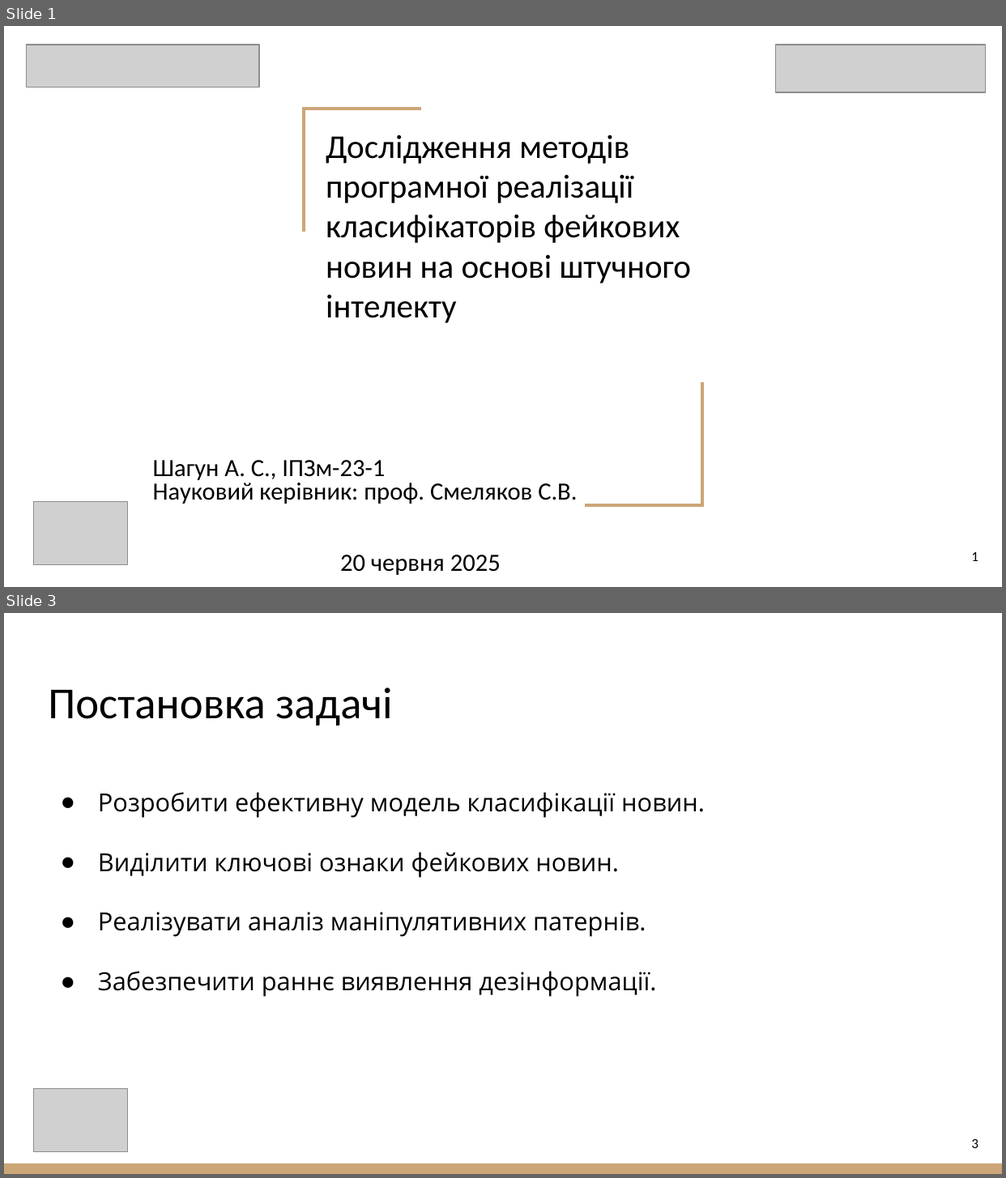
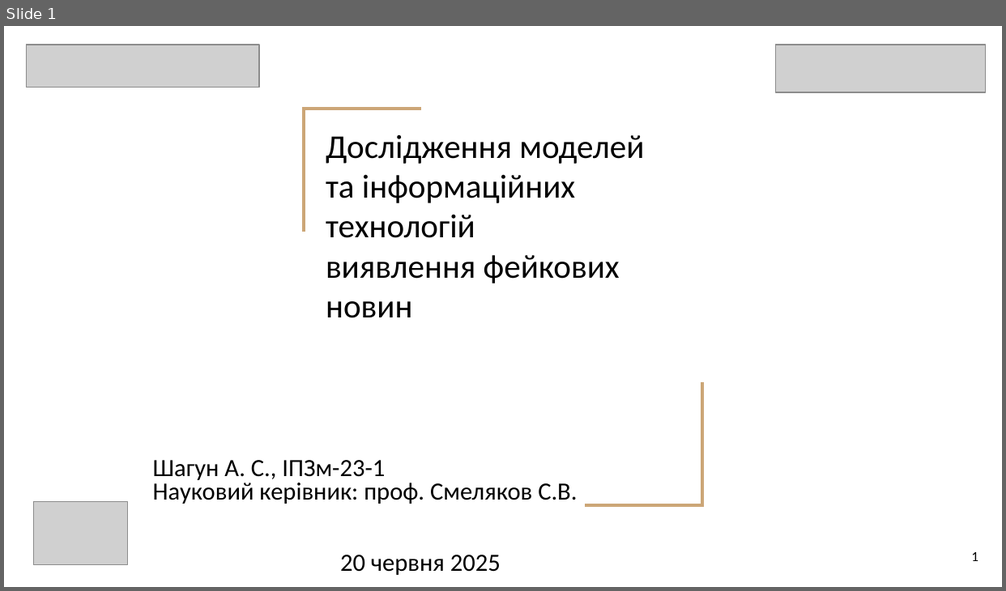
Before and after one commit to Wind6365/fake_news_detector_archive, a slide deck: 2025_М_ПІ_ІПЗм-23-1_Шагун_А_С.pptx. Shown one above the other, each under a label of ours: slides 1 and 3 before the commit, slide 1 after it; the slides between them are not shown. The pictures are 1006x1178 and 1006x591 pixels, drawn with LibreOffice and Linux fonts; fonts in the diff are those of the drawing; grey boxes stand for pictures. Boxes give left, top, right and bottom in pixels: in the first picture for what was removed or moved away, otherwise in the second. Text is boxed around its words. In the diff, an @@ line names an element or a change of style, - is before the commit and + after.

```diff
--- a/2025_М_ПІ_ІПЗм-23-1_Шагун_А_С.pptx
+++ b/2025_М_ПІ_ІПЗм-23-1_Шагун_А_С.pptx
@@ slide 3 removed at (4,613,1002,1174), background #FFFFFF @@
@@ title removed at (48,688,392,726) @@
-Постановка задачі
@@ text removed at (98,792,705,997) @@
-● Розробити ефективну модель класифікації новин.
-● Виділити ключові ознаки фейкових новин.
-● Реалізувати аналіз маніпулятивних патернів.
-● Забезпечити раннє виявлення дезінформації.
@@ picture removed at (33,1089,127,1153) @@
@@ page number removed at (971,1139,978,1148) @@
-3
@@ rectangle removed at (4,1164,1002,1174) @@
@@ slide 1 changed as well @@
@@ title at (326,135,644,318): text changed @@
-Дослідження методів програмної реалізації класифікаторів фейкових новин на основі штучного інтелекту
+Дослідження моделей та інформаційних технологій
+виявлення фейкових новин
```
Also in this commit, not shown: 3 other slides changed, 10 slides added, 14 other slides removed.
